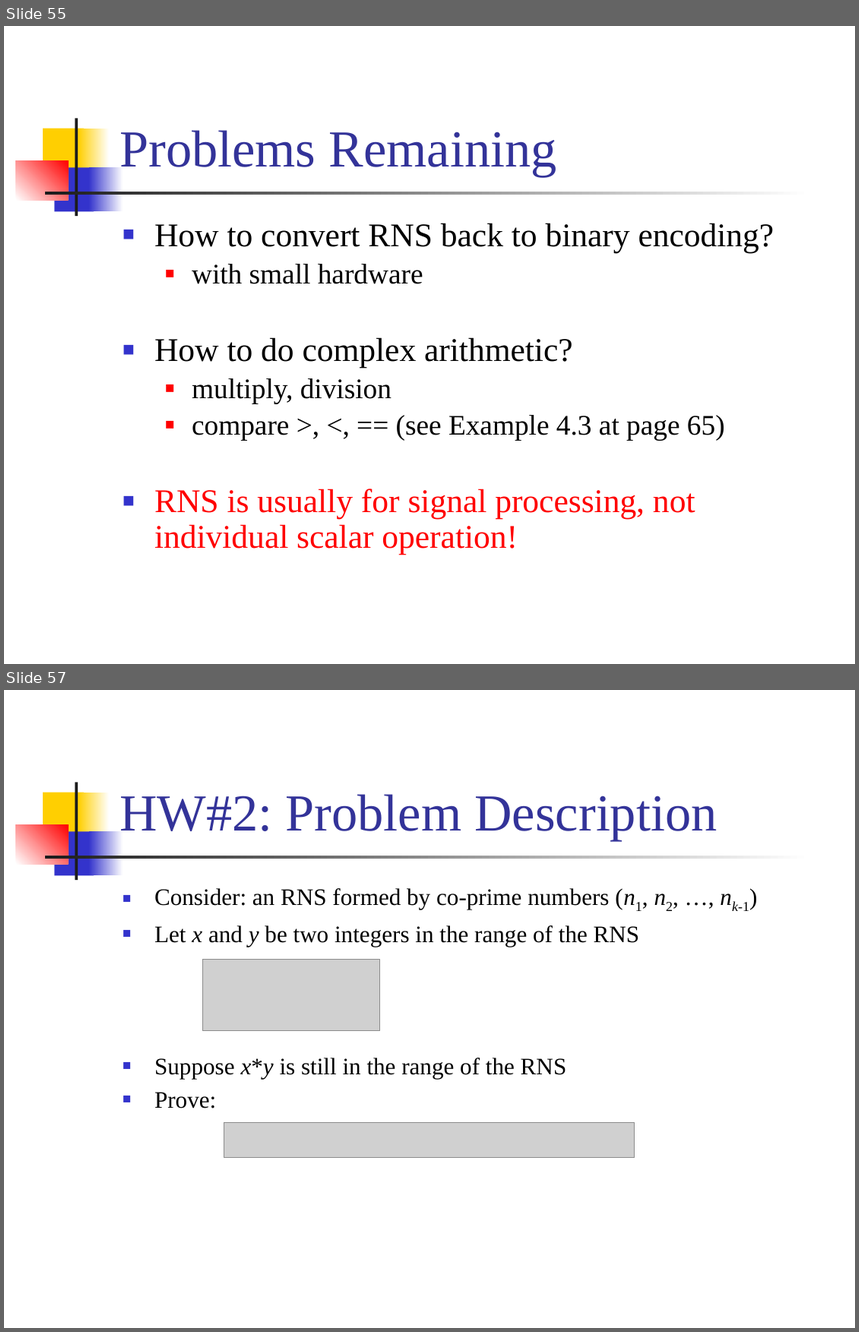
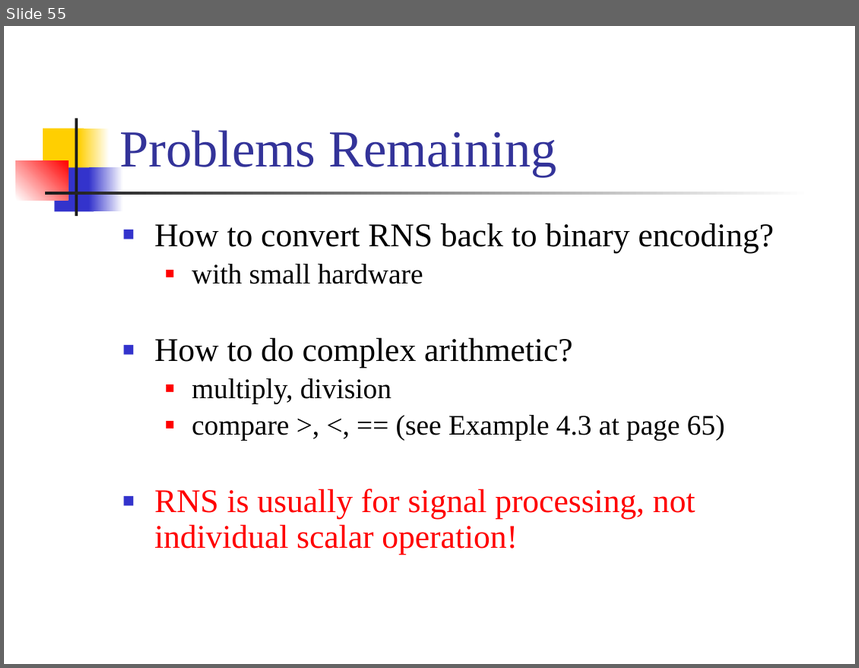
Before and after one commit to CGUSystemCourses/CompArith-2018, a slide deck: Lectures/lec02-numb_syst/lec02e-residue_numb_syst.pptx. Shown one above the other, each under a label of ours: slides 55 and 57 before the commit, slide 55 after it; the slides between them are not shown. The pictures are 859x1332 and 859x668 pixels, drawn with LibreOffice and Linux fonts; fonts in the diff are those of the drawing; grey boxes stand for pictures. Boxes give left, top, right and bottom in pixels: in the first picture for what was removed or moved away, otherwise in the second. Text is boxed around its words. In the diff, an @@ line names an element or a change of style, - is before the commit and + after.

Commit message:
revise slides for lecture 02

```diff
--- a/Lectures/lec02-numb_syst/lec02e-residue_numb_syst.pptx
+++ b/Lectures/lec02-numb_syst/lec02e-residue_numb_syst.pptx
@@ slide 57 removed at bbox=[4, 690, 855, 1328], background #FFFFFF; not listed: 7 template elements that a slide beside it also shows @@
@@ title removed at bbox=[120, 794, 718, 841] @@
-HW#2: Problem Description
@@ text removed at bbox=[154, 888, 750, 1109] @@
-■ Consider: an RNS formed by co-prime numbers (n1, n2, …, nk-1)
-■ Let x and y be two integers in the range of the RNS
-■ Suppose x*y is still in the range of the RNS
-■ Prove:
@@ picture removed at bbox=[202, 960, 379, 1031] @@
@@ picture removed at bbox=[224, 1122, 634, 1158] @@
```
Also in this commit, not shown: 1 other slide removed.
